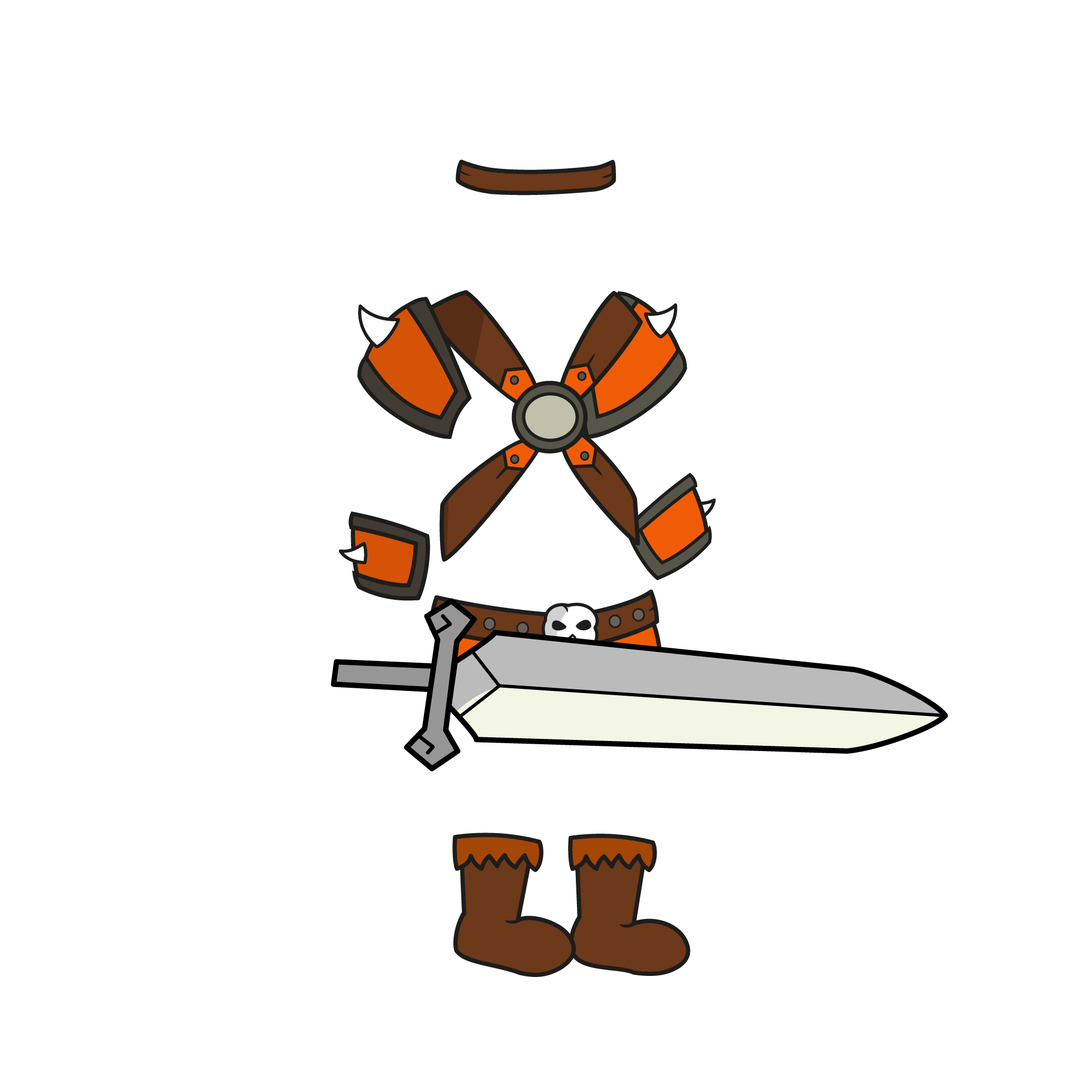
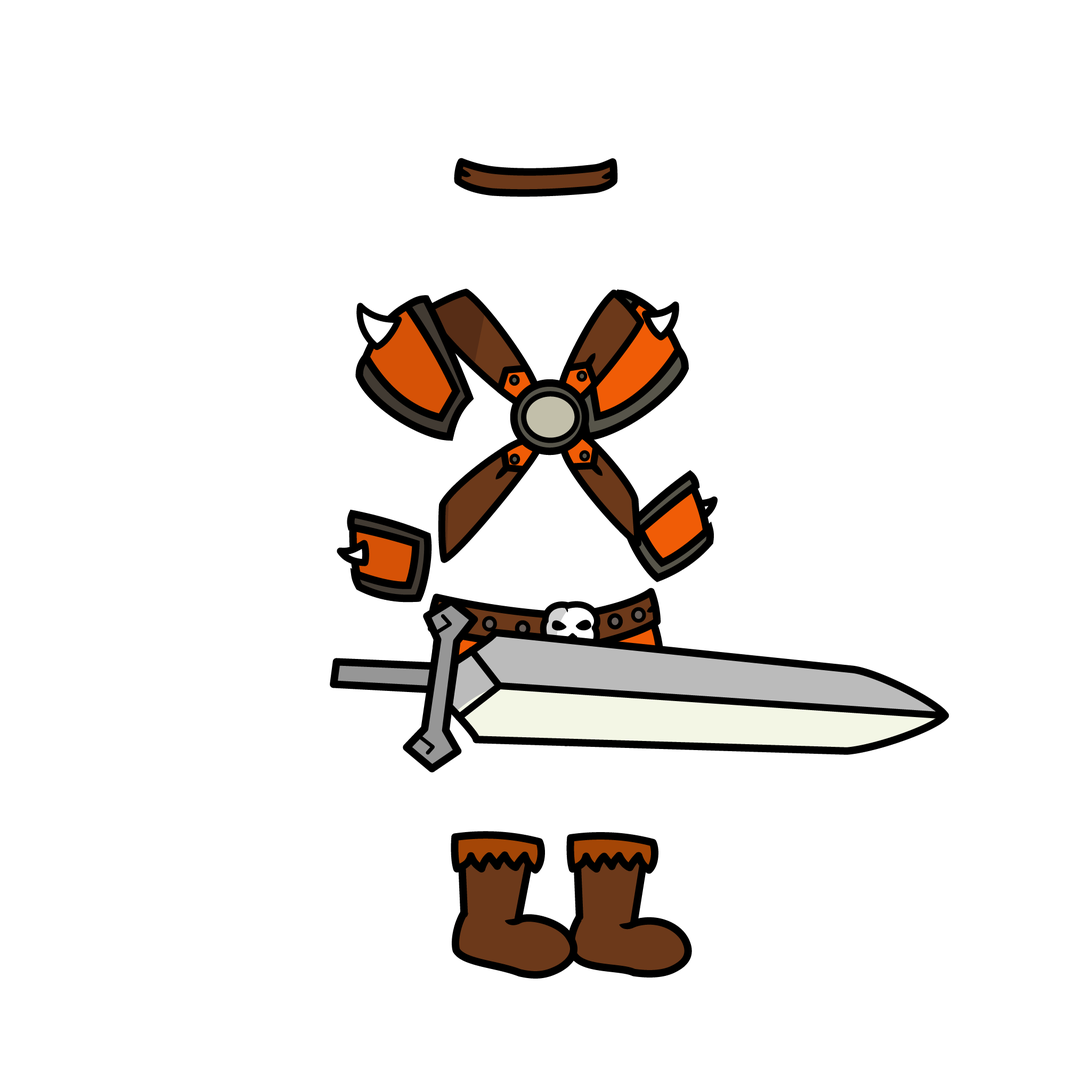
Layers edited between the first and the second 1091x1091 image:
painted on "C1 Arm_L" over <box>336,509,433,603</box>
painted on "C1 Shoulder_L" over <box>355,295,475,442</box>
painted on "Weapon" over <box>329,597,950,773</box>
painted on "Helmet" over <box>454,157,619,198</box>
painted on "Chest" over <box>423,288,645,564</box>
painted on "Pelvis" over <box>427,587,666,747</box>
painted on "P1 Calf_L" over <box>450,831,546,925</box>
painted on "P1 Foot_L" over <box>451,900,578,980</box>
painted on "P1 Calf_R" over <box>566,832,659,931</box>
painted on "P1 Foot_R" over <box>567,908,693,978</box>
painted on "C1 Arm_R" over <box>623,470,718,583</box>
painted on "C1 Shoulder_R" over <box>571,289,690,442</box>
